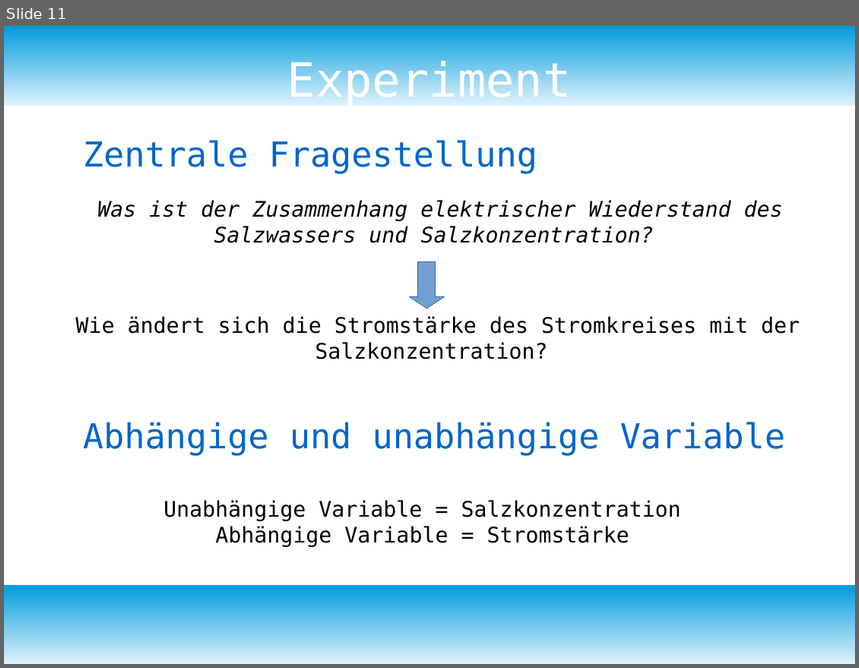
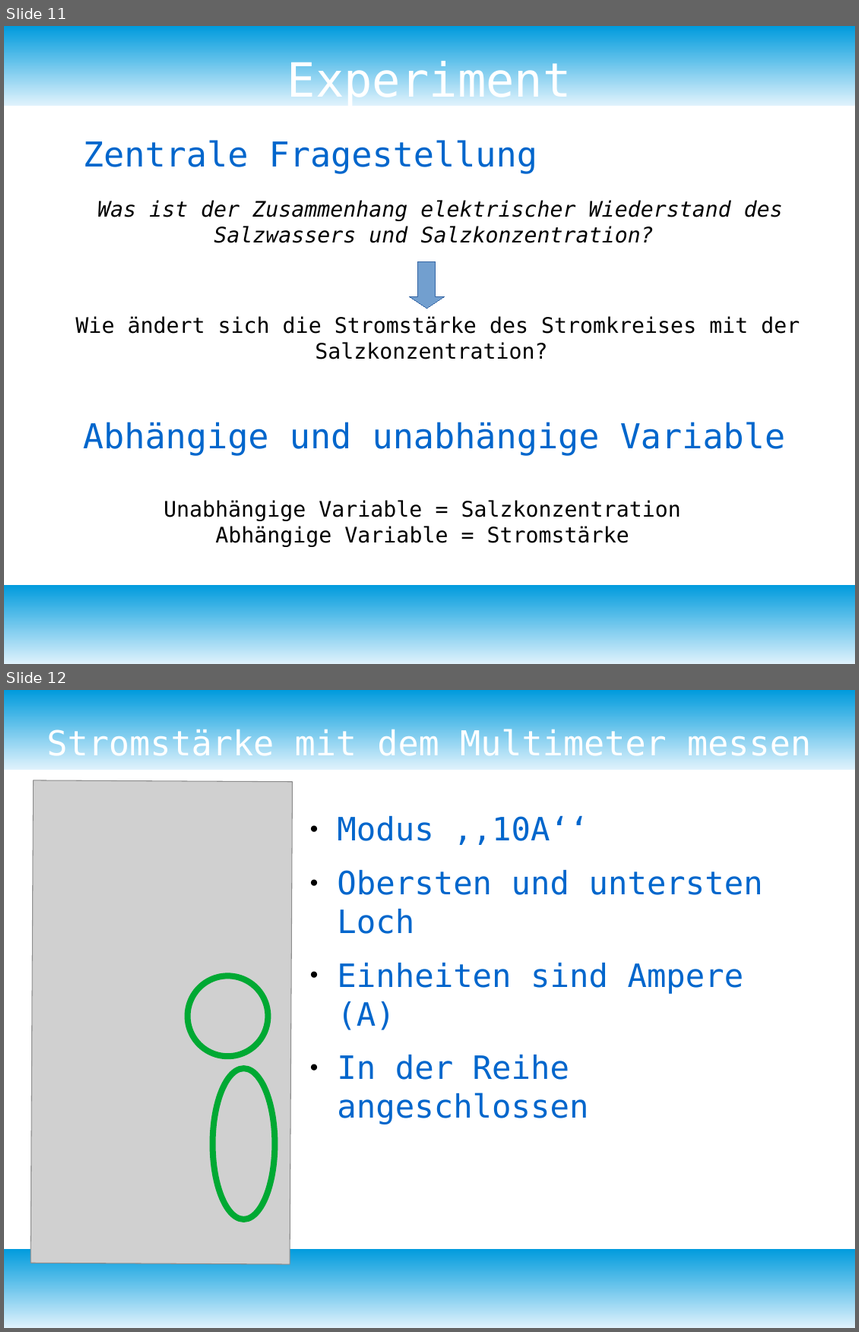
Before and after one commit to bearums/teaching, a slide deck: B5/physik/D12/2)Elektromagnetismus/07_Wiederstand_messen/Wiederstand.odp. Shown one above the other, each under a label of ours: slide 11 before the commit, slides 11 and 12 after it. The pictures are 859x668 and 859x1332 pixels, drawn with LibreOffice and Linux fonts; fonts in the diff are those of the drawing; grey boxes stand for pictures. Boxes give left, top, right and bottom in pixels: in the first picture for what was removed or moved away, otherwise in the second. Text is boxed around its words. In the diff, an @@ line names an element or a change of style, - is before the commit and + after.

```diff
--- a/B5/physik/D12/2)Elektromagnetismus/07_Wiederstand_messen/Wiederstand.odp
+++ b/B5/physik/D12/2)Elektromagnetismus/07_Wiederstand_messen/Wiederstand.odp
@@ slide 12 added at [4, 690, 855, 1328], background #FFFFFF; not listed: 2 template elements that a slide beside it also shows @@
@@ title added at [47, 728, 811, 756], 32 pt, text #FFFFFF @@
+Stromstärke mit dem Multimeter messen
@@ picture added at [30, 781, 292, 1265] @@
@@ text added at [337, 816, 763, 1125], 30 pt, text #0066CC @@
+● Modus ,,10A‘‘
+● Obersten und untersten Loch
+● Einheiten sind Ampere (A)
+● In der Reihe angeschlossen
@@ ellipse added at [188, 976, 268, 1056], outline #00A933 5.67 pt @@
@@ ellipse added at [212, 1068, 275, 1220], outline #00A933 5.67 pt @@
```
Also in this commit, not shown: 1 other slide added, 1 slide removed, 14 other files.
